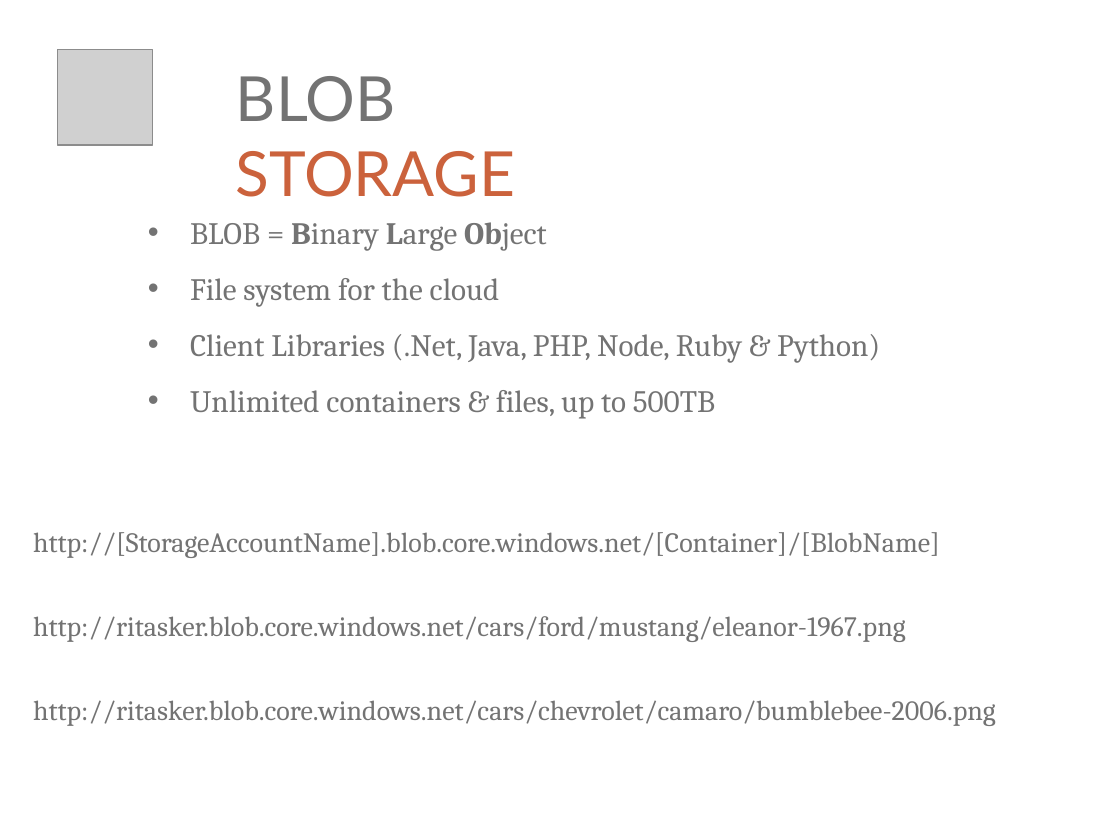
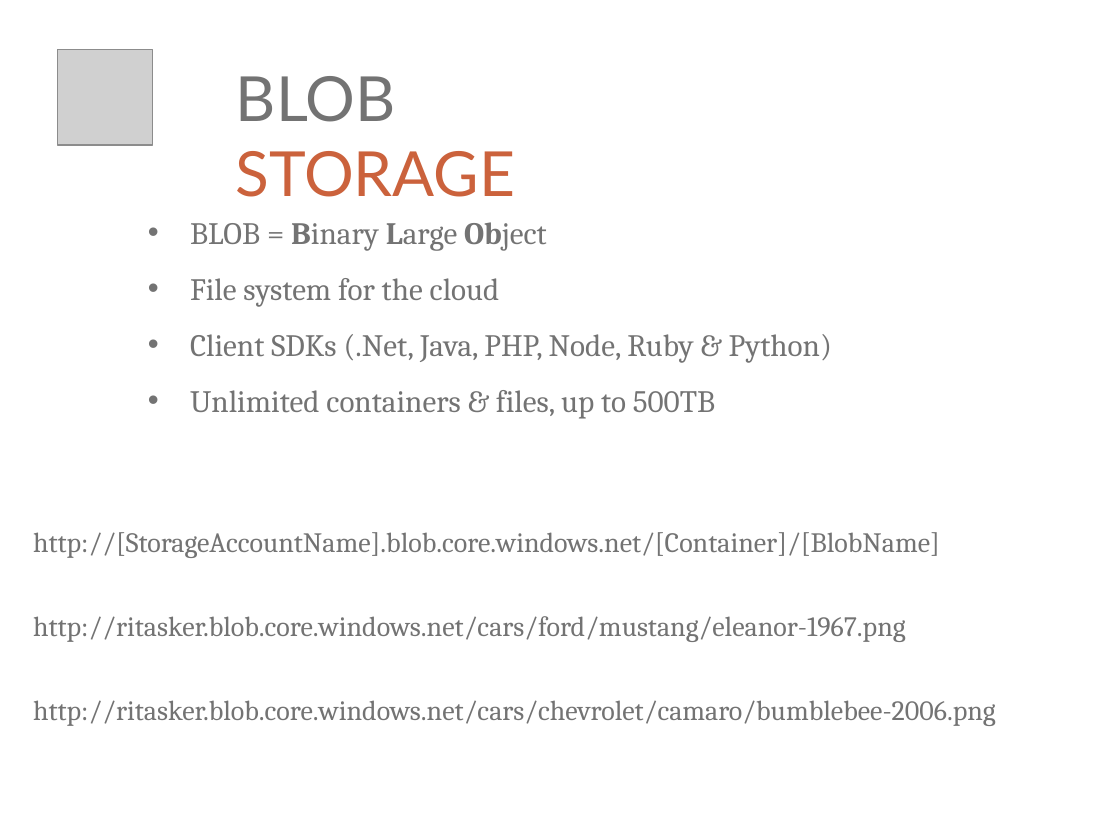
Before and after one commit to ritasker/Presentations-Archive, a slide deck: slide 19 of Current/Azure The Good Parts Web Apps/AzureTheGoodParts-WebApps.pptx. Drawn at 1120x840 pixels with LibreOffice and Linux fonts; fonts in the diff are those of the drawing; grey boxes stand for pictures; background and template pictures are left out. Boxes give left, top, right and bottom in pixels: in the first picture for what was removed or moved away, otherwise in the second. Text is boxed around its words. In the diff, an @@ line names an element or a change of style, - is before the commit and + after.

```diff
--- a/Current/Azure The Good Parts Web Apps/AzureTheGoodParts-WebApps.pptx
+++ b/Current/Azure The Good Parts Web Apps/AzureTheGoodParts-WebApps.pptx
@@ text at [190, 334, 832, 363]: text changed @@
-• Client Libraries (.Net, Java, PHP, Node, Ruby & Python)
+• Client SDKs (.Net, Java, PHP, Node, Ruby & Python)
```
Also in this commit, not shown: 4 other slides changed, 5 slides added, 2 other files.
